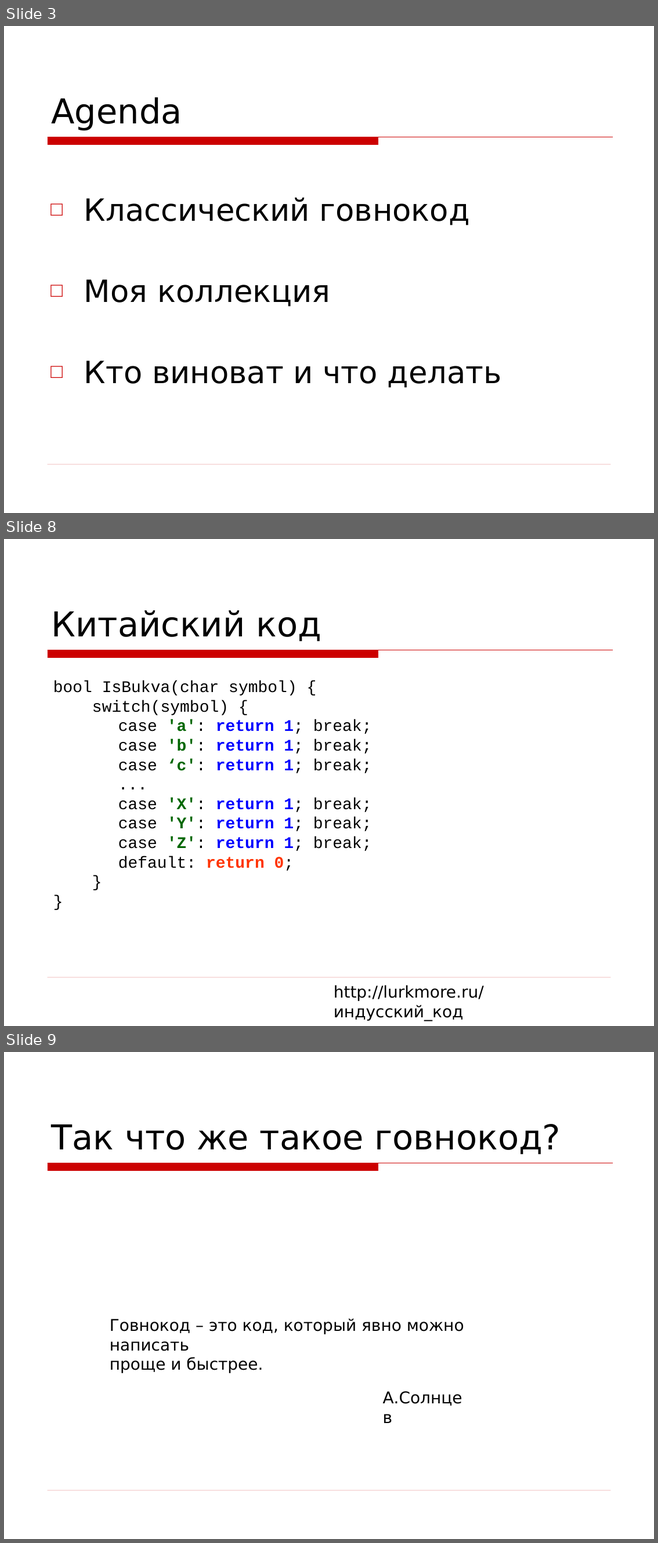
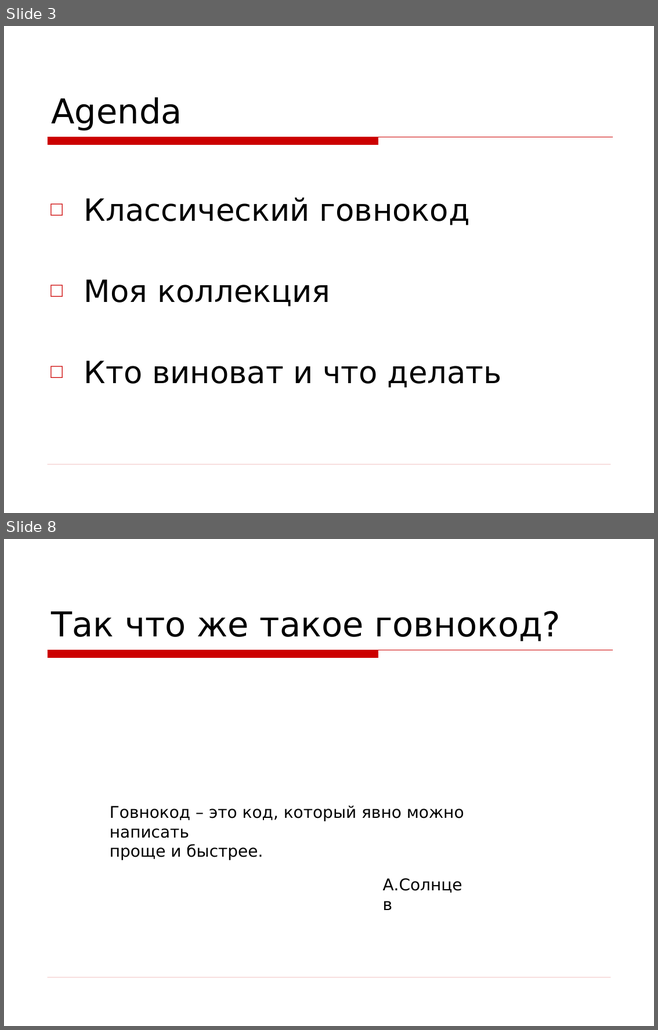
Before and after one commit to asolntsev/presentations, a slide deck: wtf-code/WTF_code.jug-lv.ru.ppt. Shown one above the other, each under a label of ours: slides 3, 8 and 9 before the commit, slides 3 and 8 after it; the slides between them are not shown. The pictures are 658x1543 and 658x1030 pixels, drawn with LibreOffice and Linux fonts; fonts in the diff are those of the drawing; background and template pictures are left out. Boxes give left, top, right and bottom in pixels: in the first picture for what was removed or moved away, otherwise in the second. Text is boxed around its words. In the diff, an @@ line names an element or a change of style, - is before the commit and + after.

```diff
--- a/wtf-code/WTF_code.jug-lv.ru.ppt
+++ b/wtf-code/WTF_code.jug-lv.ru.ppt
@@ slide 8 removed at (4, 539, 654, 1026), background picture (left out); not listed: 2 template elements that a slide beside it also shows @@
@@ title removed at (51, 610, 321, 642) @@
-Китайский код
@@ text removed at (53, 681, 372, 871) @@
-bool IsBukva(char symbol) {
-switch(symbol) {
-case 'a': return 1; break;
-case 'b': return 1; break;
-case ‘с': return 1; break;
-...
-case 'X': return 1; break;
-case 'Y': return 1; break;
-case 'Z': return 1; break;
-default: return 0;
-}
-}
@@ text removed at (333, 985, 484, 1021) @@
-http://lurkmore.ru/индусский_код
@@ what was slide 9 is now slide 8 @@
```
Also in this commit, not shown: 8 slides changed, 6 slides added, 4 other slides removed, 1 other file.
